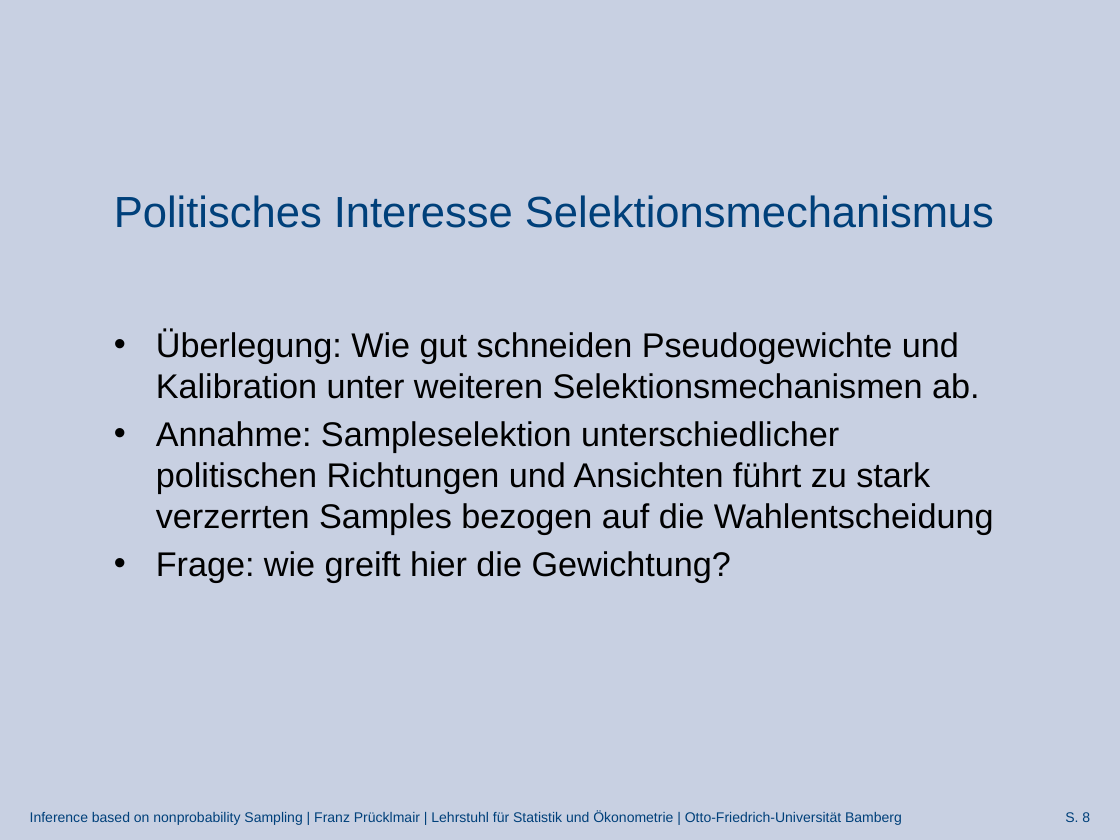
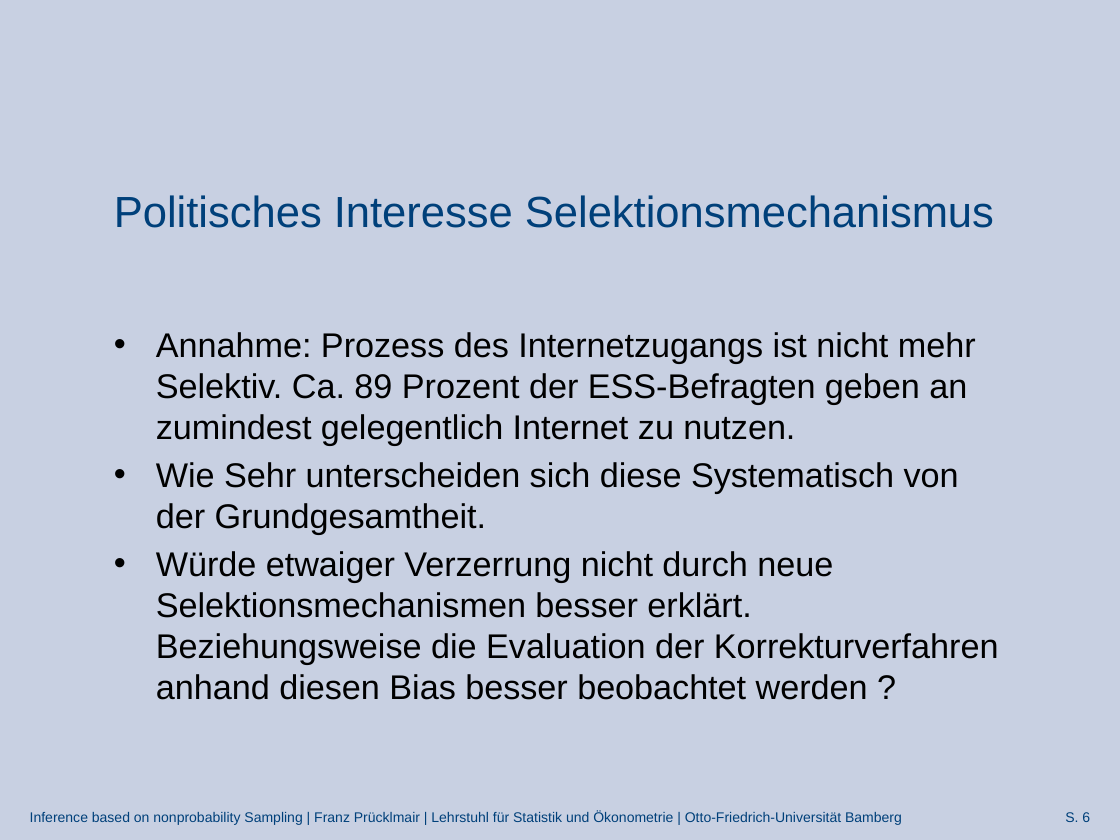
Before and after one commit to FranzPruecklmair/Civey, a slide deck: slide 6 of Präsentation_JF_29.04.2022.pptx (slide 8 before the commit). Drawn at 1120x840 pixels with LibreOffice and Linux fonts; fonts in the diff are those of the drawing; background and template pictures are left out. Boxes give left, top, right and bottom in pixels: in the first picture for what was removed or moved away, otherwise in the second. Text is boxed around its words. In the diff, an @@ line names an element or a change of style, - is before the commit and + after.

Commit message:
Präsi + Internet dauer SAR Annahme Korrigiert

```diff
--- a/Präsentation_JF_29.04.2022.pptx
+++ b/Präsentation_JF_29.04.2022.pptx
@@ text at bbox=[156, 332, 999, 700]: text changed @@
-• Überlegung: Wie gut schneiden Pseudogewichte und Kalibration unter weiteren Selektionsmechanismen ab.
-• Annahme: Sampleselektion unterschiedlicher politischen Richtungen und Ansichten führt zu stark verzerrten Samples bezogen auf die Wahlentscheidung
-• Frage: wie greift hier die Gewichtung?
+• Annahme: Prozess des Internetzugangs ist nicht mehr Selektiv. Ca. 89 Prozent der ESS-Befragten geben an zumindest gelegentlich Internet zu nutzen.
+• Wie Sehr unterscheiden sich diese Systematisch von der Grundgesamtheit.
+• Würde etwaiger Verzerrung nicht durch neue Selektionsmechanismen besser erklärt. Beziehungsweise die Evaluation der Korrekturverfahren anhand diesen Bias besser beobachtet werden ?
```
Also in this commit, not shown: 7 other slides changed, 6 slides added, 10 slides removed, 2 other files.
